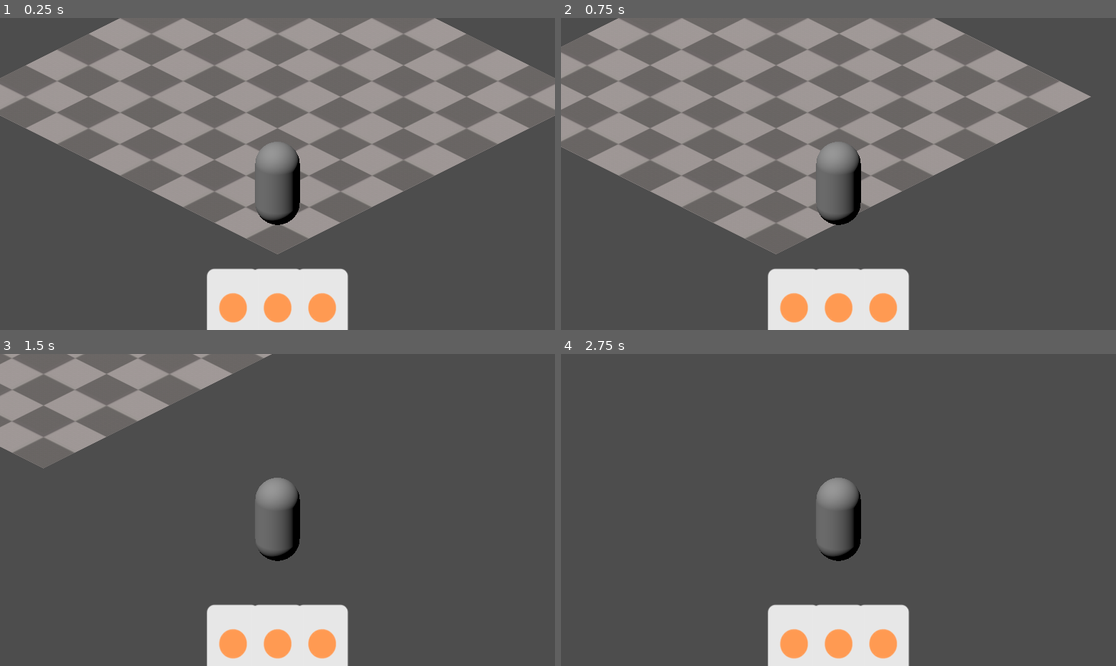
Above: before the commit, frames 1-4 (two rows, left to right).
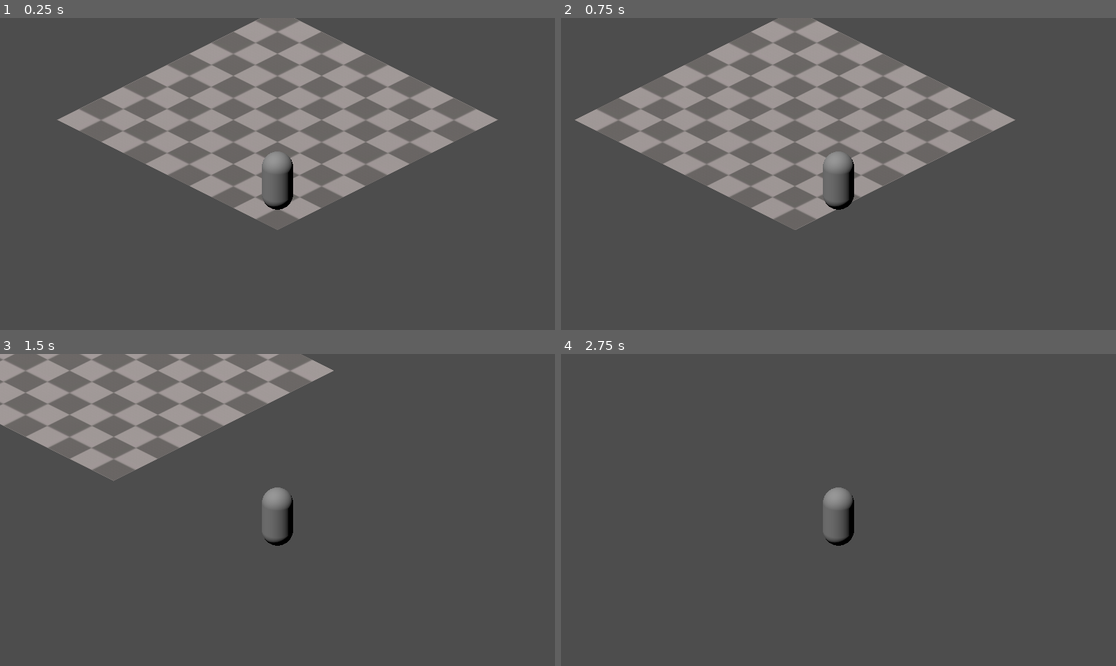
Above: after the commit, the same moments.

Repository: SadlyCube/card_rogue
Game: Godot game, scene res://test_scene.tscn
The game is run twice, just before and just after one commit, with the same random seed, the same clock (stepped at 60 frames per second) and the same inputs.
Inputs (mouse positions are in pixels of both pictures, inside the frame that each line leads up to):
- Up to frame 1 (0.25 s): no input
- Up to frame 2 (0.75 s): tap Enter (ui_accept) at 0.5 s; move the mouse to (960, 158) at 0.52 s; hold D (move_right) from 0.53 s (still down); click (960, 158) at 0.67 s
- Up to frame 3 (1.5 s): tap Enter (ui_accept) at 0.77 s; move the mouse to (166, 525) at 1.27 s; release D (move_right) at 1.28 s; hold S (move_down) from 1.28 s (still down); click (166, 525) at 1.42 s
- Up to frame 4 (2.75 s): tap Enter (ui_accept) at 1.52 s; move the mouse to (894, 441) at 2.02 s; release S (move_down) at 2.03 s; hold D (move_right) from 2.03 s (still down); click (894, 441) at 2.17 s

The runs differ from the first frame. In frame 1, 41% of the frame differs, in the area x 0-100%, y 0-100%; in frame 2, 39%; in frame 3, 17%; in frame 4, 6.0%.
Error after the commit: Trying to assign value of type 'Node' to a variable of type 'Node3D'. (res://scripts/card_event.gd:25)

Commit message:
поработал над картами

Diff:
--- a/prefabs/card.tscn
+++ b/prefabs/card.tscn
@@ -1,22 +1,24 @@
-[gd_scene load_steps=5 format=3 uid="uid://c2ex7sc00j26e"]
+[gd_scene load_steps=6 format=3 uid="uid://c2ex7sc00j26e"]
 
 [ext_resource type="Texture2D" uid="uid://iq6annnenv8" path="res://textures/vector/card.svg" id="1_3d1xn"]
-[ext_resource type="Script" path="res://prefabs/card_event.gd" id="1_7taqb"]
+[ext_resource type="Script" path="res://scripts/card_event.gd" id="1_ol2ru"]
+[ext_resource type="PackedScene" uid="uid://ogyvgadruwq" path="res://prefabs/cursor.tscn" id="2_plu1r"]
 [ext_resource type="Texture2D" uid="uid://xc4najr4p06y" path="res://textures/vector/orange.svg" id="3_r4obm"]
 
 [sub_resource type="BoxShape3D" id="BoxShape3D_o12eg"]
 size = Vector3(6, 10, 1)
 
 [node name="card" type="Node3D"]
-transform = Transform3D(0.2, -3.55271e-15, -1.42109e-14, -1.24345e-14, 0.2, -2.98023e-08, 2.4869e-14, 2.98023e-08, 0.2, 0, -3, -2)
-script = ExtResource("1_7taqb")
+transform = Transform3D(0.2, -3.55271e-15, -1.42109e-14, -1.24345e-14, 0.2, -2.98023e-08, 2.4869e-14, 2.98023e-08, 0.2, 0, 0, 0)
+script = ExtResource("1_ol2ru")
+cursor = ExtResource("2_plu1r")
 
-[node name="Sprite3D" type="Sprite3D" parent="."]
+[node name="card_face" type="Sprite3D" parent="."]
 transform = Transform3D(1, -1.42109e-14, 0, 7.10543e-15, 1, 0, 4.26326e-14, 0, 1, 0, 0, 0)
 no_depth_test = true
 texture = ExtResource("1_3d1xn")
 
-[node name="Sprite3D" type="Sprite3D" parent="Sprite3D"]
+[node name="Sprite3D" type="Sprite3D" parent="card_face"]
 transform = Transform3D(1, 7.19981e-21, -2.03288e-20, -7.67624e-20, 1, 0, 0, 0, 1, 0.324917, 2.86102e-06, 0.514832)
 texture = ExtResource("3_r4obm")
 
--- a/prefabs/card_event.gd
+++ /dev/null
@@ -1,44 +0,0 @@
-extends Node3D
-
-var origin_y: float
-var desire_y: float
-var real_y: float
-
-var origin_size: float
-var desire_size: float
-var real_size: float
-
-# Called when the node enters the scene tree for the first time.
-func _ready():
-	origin_y = position.y
-	desire_y = origin_y
-	real_y = origin_y
-
-	origin_size = scale.y
-	desire_size = origin_size
-	real_size = origin_size
-
-
-# Called every frame. 'delta' is the elapsed time since the previous frame.
-func _process(delta):
-	real_y = lerp(real_y, desire_y, 0.1)
-	real_size = lerp(real_size, desire_size, 0.1)
-	scale.y = real_size
-	scale.x = real_size
-	scale.y = real_size
-	position.y = real_y
-	#print(get_viewport().get_mouse_position())
-
-#func _input(event):
-	#print(event.position)
-
-func _on_area_3d_mouse_entered():
-	position.z = -1
-	desire_size = origin_size + 0.05
-	desire_y = origin_y + 0.5
-
-
-func _on_area_3d_mouse_exited():
-	position.z = -2
-	desire_size = origin_size
-	desire_y = origin_y
--- /dev/null
+++ b/prefabs/cursor.tscn
@@ -0,0 +1,8 @@
+[gd_scene load_steps=2 format=3 uid="uid://ogyvgadruwq"]
+
+[sub_resource type="SphereMesh" id="SphereMesh_riveq"]
+
+[node name="cursor" type="Node3D"]
+
+[node name="MeshInstance3D" type="MeshInstance3D" parent="."]
+mesh = SubResource("SphereMesh_riveq")
--- a/prefabs/floor_tile.tscn
+++ b/prefabs/floor_tile.tscn
@@ -18,9 +18,8 @@
 material = SubResource("StandardMaterial3D_llrfy")
 
 [node name="floor_tile" type="StaticBody3D"]
-collision_layer = 16
-collision_mask = 16
-collision_priority = 2.0
+collision_layer = 528
+collision_mask = 528
 
 [node name="CollisionShape3D" type="CollisionShape3D" parent="."]
 transform = Transform3D(2, 0, 0, 0, 2, 0, 0, 0, 2, 0, 0.00100708, 0)
--- a/prefabs/player.tscn
+++ b/prefabs/player.tscn
@@ -1,6 +1,6 @@
 [gd_scene load_steps=5 format=3 uid="uid://cxuexq634wq6p"]
 
-[ext_resource type="Script" path="res://player.gd" id="1_xt6kb"]
+[ext_resource type="Script" path="res://scripts/player.gd" id="1_xt6kb"]
 [ext_resource type="PackedScene" uid="uid://c2ex7sc00j26e" path="res://prefabs/card.tscn" id="2_2gijl"]
 
 [sub_resource type="CapsuleShape3D" id="CapsuleShape3D_ep143"]
@@ -12,6 +12,7 @@
 collision_layer = 16
 collision_mask = 16
 script = ExtResource("1_xt6kb")
+card_pref = ExtResource("2_2gijl")
 
 [node name="CollisionShape3D" type="CollisionShape3D" parent="."]
 shape = SubResource("CapsuleShape3D_ep143")
@@ -20,18 +21,10 @@
 layers = 2
 mesh = SubResource("CapsuleMesh_ixhsx")
 
-[node name="Camera3D" type="Camera3D" parent="."]
+[node name="main_cam" type="Camera3D" parent="."]
 transform = Transform3D(1, -4.37114e-08, 1.63133e-07, -4.37114e-08, 0.866025, 0.5, -1.63133e-07, -0.5, 0.866025, 0, 18, 30.7589)
 projection = 1
-size = 7.0
+size = 10.0
 
-[node name="hand" type="Node3D" parent="Camera3D"]
-
-[node name="card" parent="Camera3D/hand" instance=ExtResource("2_2gijl")]
-transform = Transform3D(0.2, 1.24345e-14, -2.4869e-14, -1.24345e-14, 0.2, -2.98023e-08, 2.4869e-14, 2.98023e-08, 0.2, 0, -3, -2)
-
-[node name="card2" parent="Camera3D/hand" instance=ExtResource("2_2gijl")]
-transform = Transform3D(0.2, 1.24345e-14, -2.84217e-14, -1.59872e-14, 0.2, -2.98023e-08, 3.19744e-14, 2.98023e-08, 0.2, 1, -3, -2)
-
-[node name="card3" parent="Camera3D/hand" instance=ExtResource("2_2gijl")]
-transform = Transform3D(0.2, 1.24345e-14, -2.84217e-14, -1.59872e-14, 0.2, -2.98023e-08, 3.19744e-14, 2.98023e-08, 0.2, -1, -3, -2)
+[node name="hand" type="Node3D" parent="main_cam"]
+transform = Transform3D(1, -4.26326e-14, 0, 2.84217e-14, 1, 0, 7.10543e-14, 0, 1, 6.76969e-08, -4.34124, -2.77437)
--- /dev/null
+++ b/scripts/card_event.gd
@@ -0,0 +1,141 @@
+extends Node3D
+
+@export var order:int = 0
+@export var card_count: int = 1
+
+@export var cursor: PackedScene
+
+var scene: Node3D
+
+var selected: bool = false
+var holded: bool = false
+
+var origin_y: float = 0
+var desire_y: float
+var real_y: float
+
+var origin_size: float
+var desire_size: float
+var real_size: float
+
+var main_cam: Camera3D
+
+# Called when the node enters the scene tree for the first time.
+func _ready():
+	scene = get_tree().root.get_child(0)
+	main_cam = get_node("../..")
+	origin_y = position.y
+	desire_y = origin_y
+	real_y = origin_y
+
+	origin_size = scale.y
+	desire_size = origin_size
+	real_size = origin_size
+
+func mouse_position():
+	return get_viewport().get_mouse_position()
+
+func get_rotate(main_cam):
+	var card_center = main_cam.unproject_position(global_transform.origin)
+	var width = get_viewport().size.x
+	var x_offset = mouse_position().x - card_center.x
+	var y_offset = mouse_position().y - card_center.y
+
+	var  magnitude = 0.5
+
+	var offset = Vector3(y_offset, x_offset, 0)
+
+	return offset.normalized() * magnitude
+
+func rotate_card(selected, main_cam):
+	var offset = Vector3(0,0,0)
+	if selected:
+		offset = get_rotate(main_cam)
+	else:
+		offset = Vector3(0,0,0)
+	rotation = lerp(rotation, offset, 0.1)
+
+func select_card(selected):
+	if selected:
+		position.z = +1
+		desire_size = origin_size + 0.05
+		desire_y = origin_y + 0.5
+	else:
+		position.z = 0
+		desire_size = origin_size
+		desire_y = origin_y
+	real_y = lerp(real_y, desire_y, 0.1)
+	real_size = lerp(real_size, desire_size, 0.1)
+	scale = Vector3(real_size, real_size, real_size)
+	position.y = real_y
+
+func update_cards(order, card_count):
+	var new_position = float(order) - float(card_count-1)/2
+	position.x = lerp(position.x, new_position, 0.1)
+# Called every frame. 'delta' is the elapsed time since the previous frame.
+
+func read_position():
+	var ray_lenght = 500.0
+	var from = main_cam.project_ray_origin(mouse_position())
+	var to = main_cam.project_ray_normal(mouse_position()) * ray_lenght
+	var space = get_world_3d().direct_space_state
+	var rayQuery = PhysicsRayQueryParameters3D.new()
+	rayQuery.exclude = [scene.get_node_or_null("player")]
+	#rayQuery.collision_mask =
+	rayQuery.from = from
+	rayQuery.to = to
+	#print('from ', from, ' to ', to)
+	var res = space.intersect_ray(rayQuery)
+	if res.size()>1:
+		return [true, res.position]
+	else:
+		return [false, Vector3(0,0,0)]
+
+func process_cursor(pointer, position):
+	pointer.position = position
+		#else:
+			#point.queue_free()
+
+
+
+func cursor_operator(selected, holded, scene):
+	var hit = read_position()[0]
+	var position = read_position()[1]
+	if hit:
+		var pointer: Node3D
+		if not scene.get_node_or_null("cursor"):
+			pointer = cursor.instantiate()
+			scene.add_child(pointer)
+		else:
+			pointer = scene.get_node("cursor")
+			process_cursor(pointer, position)
+	else:
+		if scene.get_node_or_null("cursor"):
+			scene.get_node("cursor").queue_free()
+	#process_cursor(selected, holded, scene)
+	#if selected and holded:
+		#pass
+
+func _process(delta):
+	rotate_card(selected, main_cam)
+	if not holded:
+		select_card(selected)
+		update_cards(order, card_count)
+	cursor_operator(selected, holded, scene)
+
+func _unhandled_input(event):
+	if event is InputEventMouseButton:
+		if event.button_index == MOUSE_BUTTON_LEFT:
+			if event.pressed:
+				if selected:
+					holded = true
+			else:
+				holded = false
+				selected = false
+
+func _on_area_3d_mouse_entered():
+	if not holded:
+		selected = true
+
+func _on_area_3d_mouse_exited():
+	selected = false
--- a/player.gd
+++ b/scripts/player.gd
@@ -1,8 +1,36 @@
 extends CharacterBody3D
 
+@export var card_pref: PackedScene
 
 const SPEED = 7.0
 const JUMP_VELOCITY = 0.0
+var card_count: int = 7
+var hand: Node3D
+
+func spawn_card(pref, card_no: int, hand_object):
+	var card = pref.instantiate()
+
+	card.order = card_no
+	card.card_count = card_count
+	card.position = Vector3(0,0,0)
+	hand_object.add_child(card)
+
+	#card.position = lerp(card.position, card_position, 0.1)
+
+func check_hand(hand):
+	var cards = hand.get_children()
+	var new_count = len(cards)
+	for i in range(new_count):
+		cards[i].order = i
+		cards[i].card_count = new_count
+
+func _ready():
+	hand = get_node("main_cam/hand")
+	for no in range(card_count):
+		spawn_card(card_pref, no, hand)
+
+func _process(delta):
+	check_hand(hand)
 
 # Get the gravity from the project settings to be synced with RigidBody nodes.
 var gravity = ProjectSettings.get_setting("physics/3d/default_gravity")
--- a/test_scene.tscn
+++ b/test_scene.tscn
@@ -3,7 +3,7 @@
 [ext_resource type="PackedScene" uid="uid://dsc1fp0r3j4s5" path="res://prefabs/floor_tile.tscn" id="1_6cm4w"]
 [ext_resource type="PackedScene" uid="uid://cxuexq634wq6p" path="res://prefabs/player.tscn" id="2_7fgfu"]
 
-[node name="Node3D" type="Node3D"]
+[node name="scene" type="Node3D"]
 
 [node name="base" type="Node3D" parent="."]
 
Binary file removed: textures/card.png
